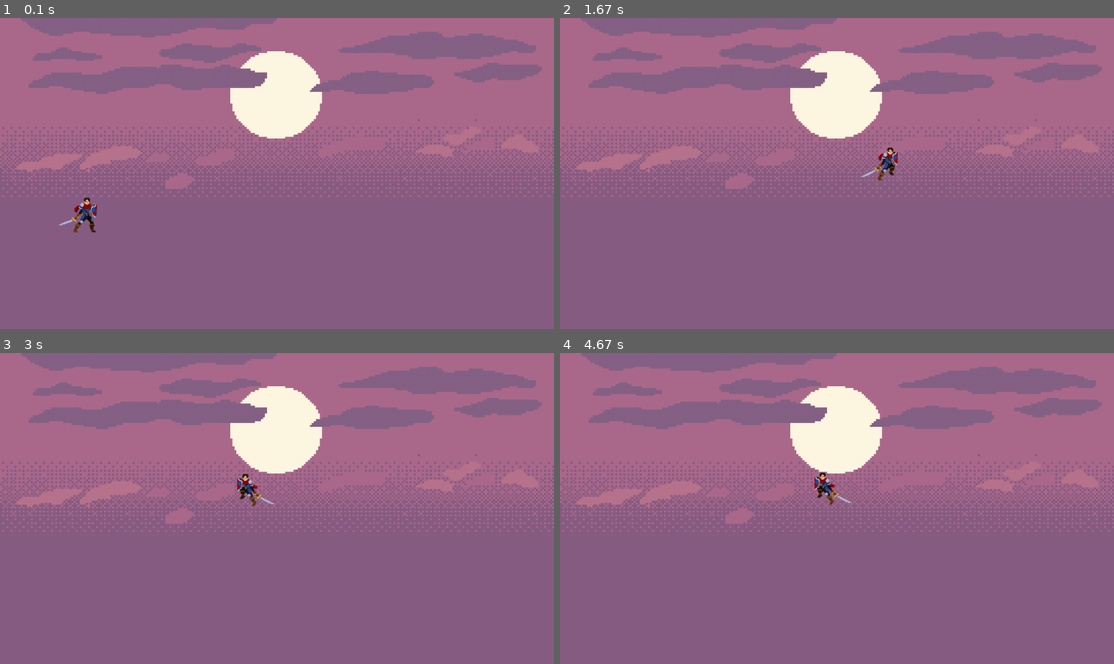
Above: before the commit, frames 1-4 (two rows, left to right).
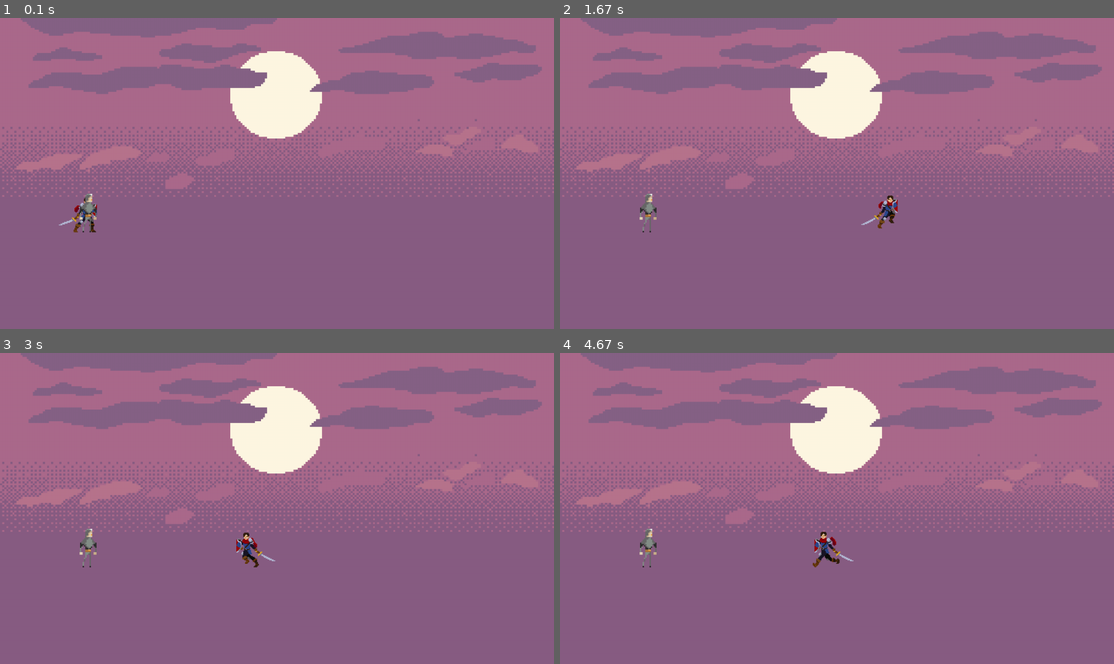
Above: after the commit, the same moments.

Repository: Simyo-tech/apPYGAME
Game: pygame game, started from main.py
Same seed, same stepped clock (60 frames per second), same inputs: the game is played once before the commit and once after it.
Inputs:
- Up to frame 1 (0.1 s): no input
- Up to frame 2 (1.67 s): hold Space 0.33-0.8 s; hold D 0.33-0.8 s; hold D 0.83-1.3 s; tap Space at 0.9, 1.2, 1.4 s; hold W 1.33-1.63 s
- Up to frame 3 (3 s): hold D 1.67-2.13 s; tap Space at 1.73, 2.03, 2.23, 2.53, 2.8 s; hold A 2.17-2.7 s; hold A from 2.73 s (still down)
- Up to frame 4 (4.67 s): tap Space at 3.1, 3.23, 3.63, 3.93, 4.3, 4.6 s; release A at 3.13 s; hold W 3.17-3.53 s; hold D 3.57-4.2 s; hold A from 4.23 s (still down)

The runs differ from the first frame. In frame 1, 0.2% of the frame differs, in the area x 14-18%, y 56-69%; in frame 2, 0.7%; in frame 3, 0.7%; in frame 4, 0.7%, in the area x 14-53%, y 38-69%.

Commit message:
Gegner hinzugefügt

Diff:
--- a/main.py
+++ b/main.py
@@ -33,10 +33,13 @@
 
 
 class Figur(pygame.sprite.Sprite):
-    def __init__(self, x, y, scale, speed):
+    def __init__(self, figur_typ, x, y, scale, speed):
         pygame.sprite.Sprite.__init__(self)
+        self.figur_typ = figur_typ
         self.lebendig = True
         self.speed = speed
+        self.leben = 100
+        self.max_leben = self.leben
         self.s_hoehe_y = 0
         self.richtung = 1
         self.sprung = False
@@ -45,17 +48,18 @@
         self.animation_list = []
         self.bild_index = 0
         self.aktion = 0
+        self.angriff = False
         self.update_time = pygame.time.get_ticks()
 
 
-        animationstypen = ['Idle', 'Run', 'Jump']
+        animationstypen = ['Idle', 'Run', 'Jump', 'Attack1', 'Death']
         for animation in animationstypen:
             #Bilder zurücksetzen
             temp_list = []
             #Anzahl Bilder zählen
-            anzahl_bilder = len(os.listdir(f'Bilder/Hero Knight/Sprites/HeroKnight/{animation}'))
+            anzahl_bilder = len(os.listdir(f'Bilder/HeroKnight/Sprites/{self.figur_typ}/{animation}'))
             for i in range(anzahl_bilder-1):
-                bild = pygame.image.load(f'Bilder/Hero Knight/Sprites/HeroKnight/{animation}/HeroKnight_{animation}_{i}.png')
+                bild = pygame.image.load(f'Bilder/HeroKnight/Sprites/{self.figur_typ}/{animation}/{self.figur_typ}_{animation}_{i}.png')
                 bild = pygame.transform.scale(bild, (int(bild.get_width() * scale), int(bild.get_height() * scale)))
                 temp_list.append(bild)
             self.animation_list.append(temp_list)
@@ -84,6 +88,8 @@
             dy = 500 - self.rect.bottom
             self.in_luft = False
 
+        if self.angriff == True and self.bild_index == 5:
+            self.angriff = False
 
         if l_links:
             dx = -self.speed
@@ -96,6 +102,8 @@
 
         self.rect.x += dx
         self.rect.y += dy
+
+
 
     def update_animation(self):
         # Bildreihenfolge
@@ -119,10 +127,16 @@
     def draw(self):
         screen.blit(pygame.transform.flip(self.Bilder, self.drehen, False), self.rect)
 
-
-
-spieler = Figur(200, 500, 2, 5)
-#spieler2 = Figur(400, 500, 2, 5)
+    def tod(self):
+        if self.leben == 0:
+            self.lebendig = False
+            self.kill()
+
+gegner_gruppe = pygame.sprite.Group()
+
+spieler = Figur('HeroKnight', 200, 500, 2, 5)
+gegner = Figur('Gegner', 200, 443, 0.2, 5)
+
 run = True
 while run:
 
@@ -130,18 +144,29 @@
     draw_bg()
 
     spieler.update_animation()
+    gegner.update_animation()
     spieler.draw()
-    #spieler2.draw()
+    gegner.draw()
+    gegner.tod()
 
     #Spieler Aktion Auswahl
     if spieler.lebendig:
         if spieler.in_luft:
             spieler.update_aktion(2)#2: springen
+            #gegner.update_aktion(2)
         elif l_links or l_rechts:
             spieler.update_aktion(1)#1: rennen
+            #gegner.update_aktion(1)
+        elif spieler.angriff:
+            spieler.update_aktion(3)
+            #gegner.update_aktion(3)
         else:
             spieler.update_aktion(0)#0: stehen
+            gegner.update_aktion(0)
         spieler.bewegen(l_links, l_rechts)
+
+    if gegner.lebendig == False:
+        gegner.update_aktion(4)
 
 
     for event in pygame.event.get():
@@ -154,10 +179,14 @@
                 l_links = True
             if event.key == pygame.K_d:
                 l_rechts = True
-            if event.key == pygame.K_SPACE and spieler.lebendig:
+            if event.key == pygame.K_w and spieler.lebendig:
                 spieler.sprung = True
-            if event.key == pygame.K_w:
-                spieler.sprung = True
+            if event.key == pygame.K_SPACE:
+                spieler.angriff = True
+                if pygame.sprite.collide_rect(spieler, gegner):
+                    if gegner.lebendig:
+                        gegner.leben -= 25
+                        print(gegner.leben)
             if event.key == pygame.K_ESCAPE:
                 run = False
 
@@ -169,6 +198,9 @@
                 l_rechts = False
 
 
+
+
+
     pygame.display.update()
 
 pygame.quit()
Renamed: Bilder/Gegner/attack/a1 2.png -> Bilder/Gegner/Sprites/Gegner/Attack1/a1 2.png
Renamed: Bilder/Gegner/attack/a1.png -> Bilder/Gegner/Sprites/Gegner/Attack1/a1.png
Renamed: Bilder/Gegner/attack/a10 2.png -> Bilder/Gegner/Sprites/Gegner/Attack1/a10 2.png
Renamed: Bilder/Gegner/attack/a10.png -> Bilder/Gegner/Sprites/Gegner/Attack1/a10.png
Renamed: Bilder/Gegner/attack/a11 2.png -> Bilder/Gegner/Sprites/Gegner/Attack1/a11 2.png
Renamed: Bilder/Gegner/attack/a11.png -> Bilder/Gegner/Sprites/Gegner/Attack1/a11.png
Renamed: Bilder/Gegner/attack/a12 2.png -> Bilder/Gegner/Sprites/Gegner/Attack1/a12 2.png
Renamed: Bilder/Gegner/attack/a12.png -> Bilder/Gegner/Sprites/Gegner/Attack1/a12.png
Renamed: Bilder/Gegner/attack/a13 2.png -> Bilder/Gegner/Sprites/Gegner/Attack1/a13 2.png
Renamed: Bilder/Gegner/attack/a13.png -> Bilder/Gegner/Sprites/Gegner/Attack1/a13.png
Renamed: Bilder/Gegner/attack/a2 2.png -> Bilder/Gegner/Sprites/Gegner/Attack1/a2 2.png
Renamed: Bilder/Gegner/attack/a2.png -> Bilder/Gegner/Sprites/Gegner/Attack1/a2.png
(and 327 more such lines)
